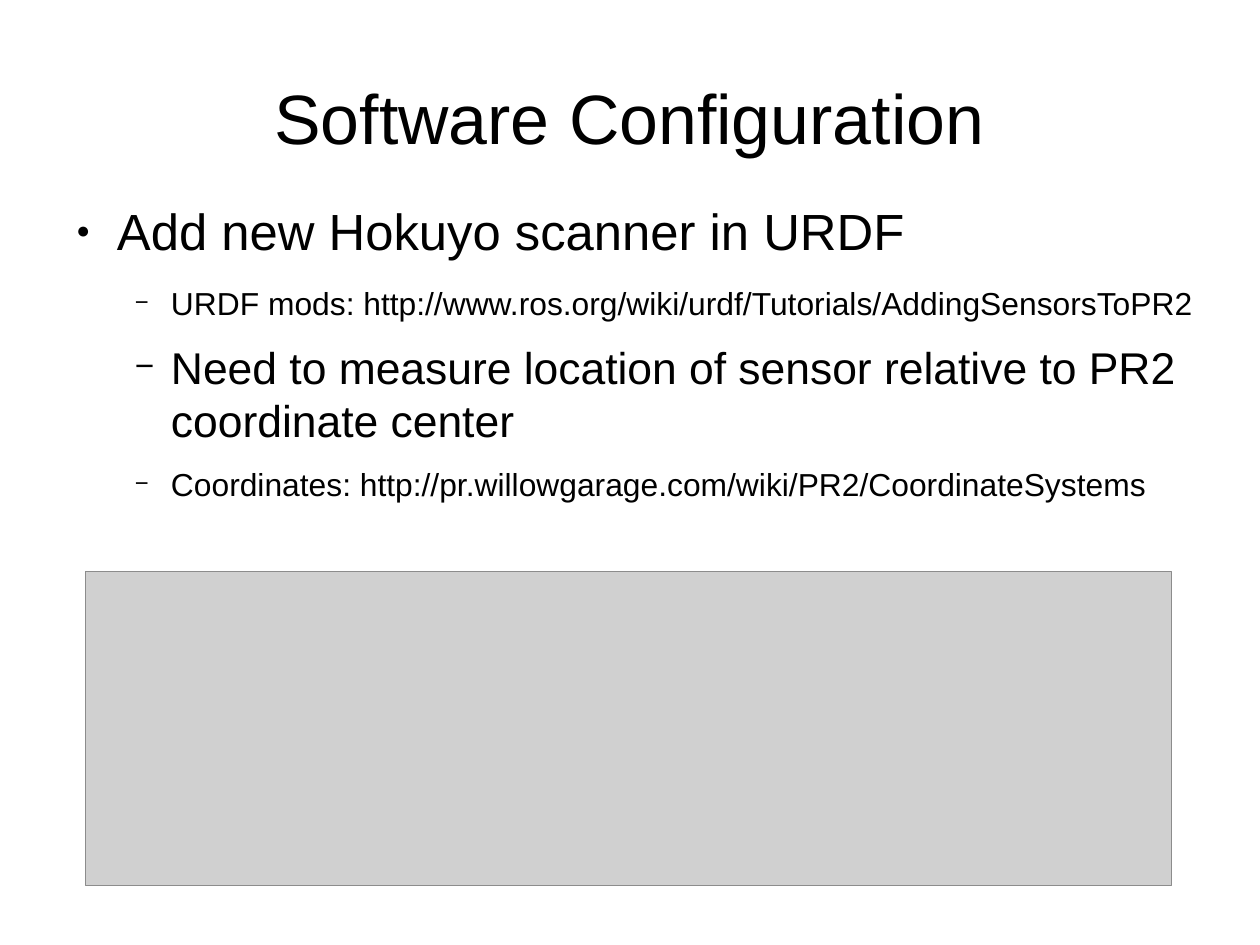
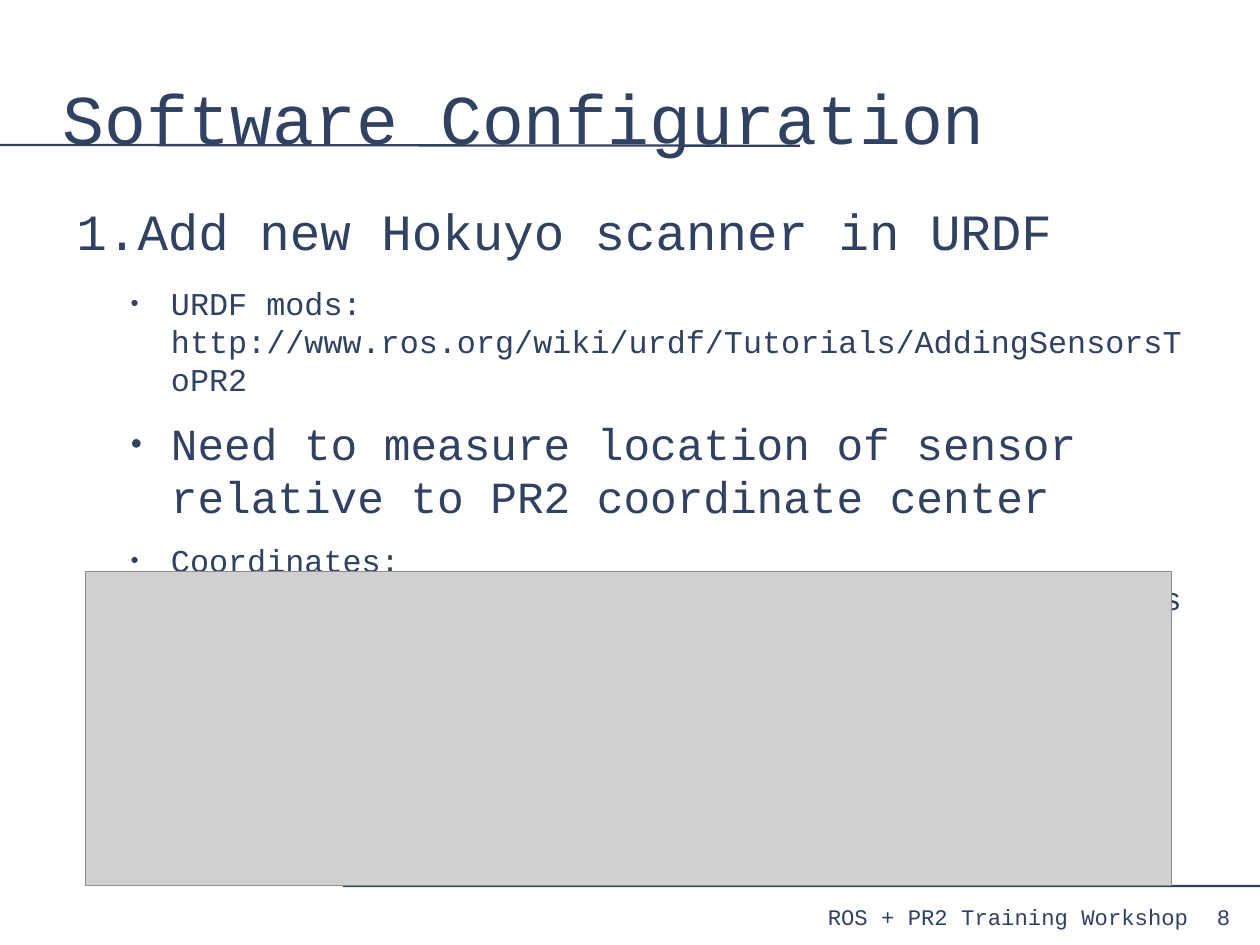
Before and after one commit to PR2/pr2_docs, a slide deck: slide 8 of pr2_training_workshop/modifying_pr2/adding_sensor.odp. Drawn at 1260x945 pixels with LibreOffice and Linux fonts; fonts in the diff are those of the drawing; grey boxes stand for pictures. Boxes give left, top, right and bottom in pixels: in the first picture for what was removed or moved away, otherwise in the second. Text is boxed around its words. In the diff, an @@ line names an element or a change of style, - is before the commit and + after.

```diff
--- a/pr2_training_workshop/modifying_pr2/adding_sensor.odp
+++ b/pr2_training_workshop/modifying_pr2/adding_sensor.odp
@@ title "Software Configuration" at (63,93,985,159): font Arial to Courier New, text colour #000000 to #314162; alignment centre to left @@
@@ line added from (0, 145) to (800, 145), #314162 1.45 pt @@
@@ text "Add new Hokuyo scanner in ..." at (76,214,1182,619): font Arial to Courier New, text colour #000000 to #314162; bullet ● to 1.; bullet colour #000000 to #314162; bullet − to ● @@
@@ line added from (343, 886) to (1260, 886), #314162 1.45 pt @@
@@ text added at (828,909,1188,930), 14 pt, text #314162 @@
+ROS + PR2 Training Workshop
@@ page number added at (1217,910,1230,926), 14 pt, text #314162 @@
+8
```
Also in this commit, not shown: 14 other slides changed.
